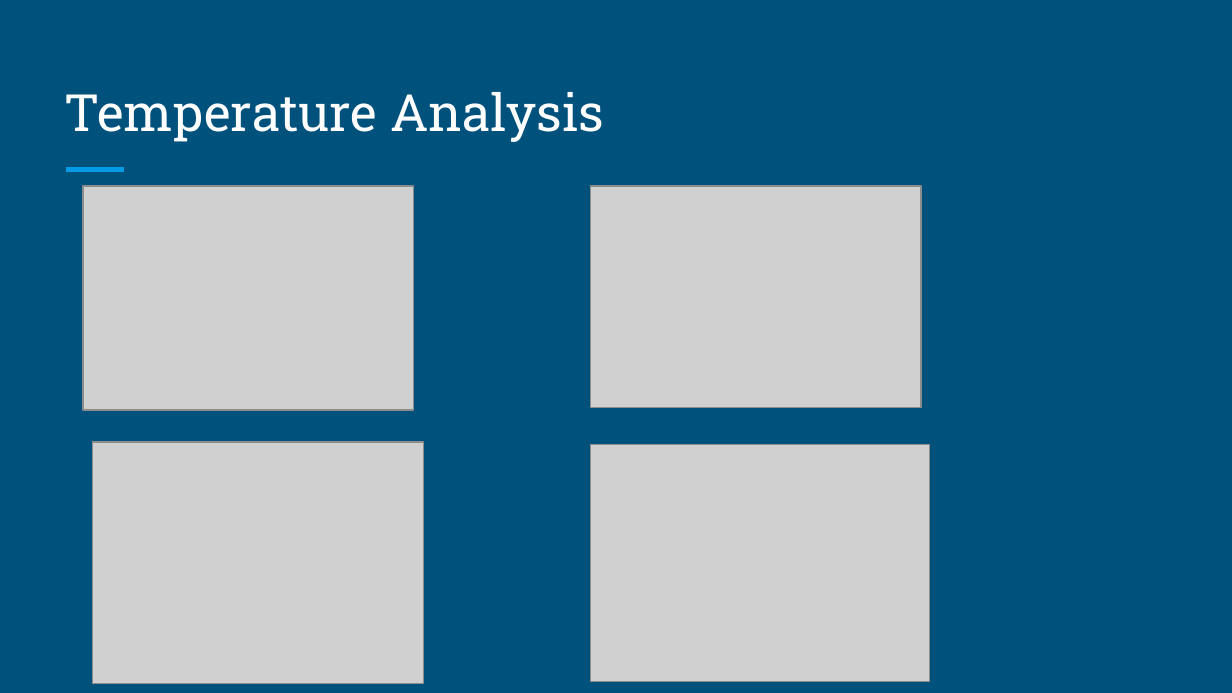
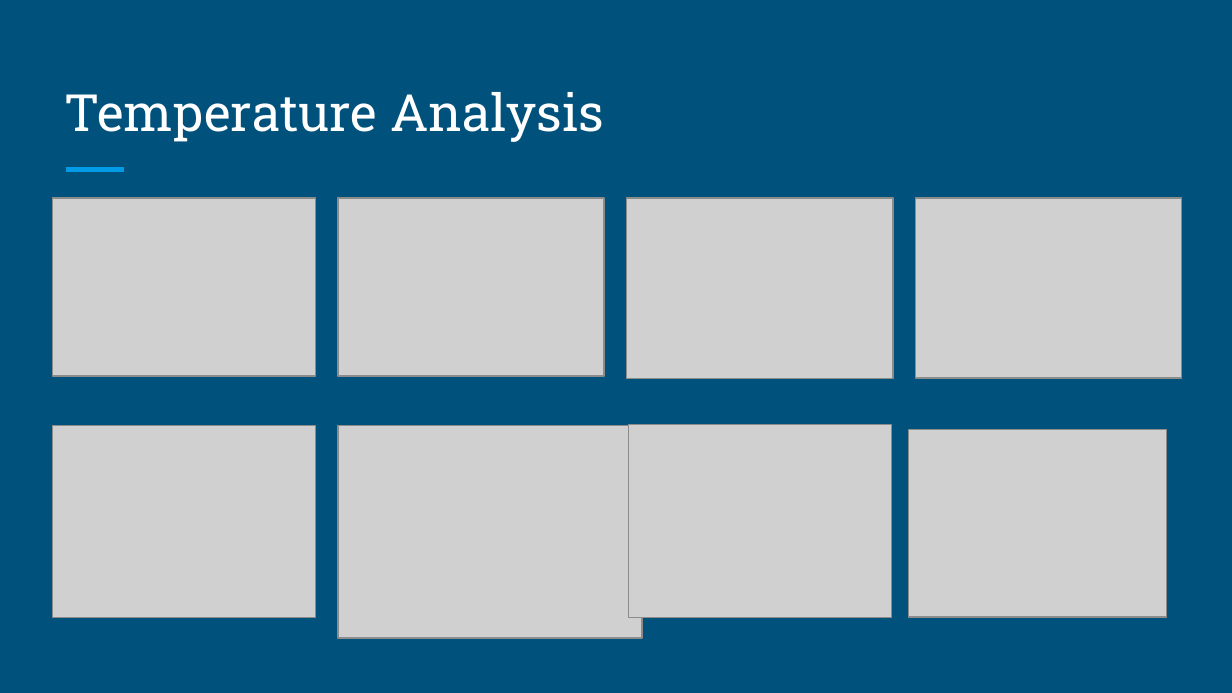
Before and after one commit to UNCG-CSE/Volvo_Truck_Analytics, a slide deck: slide 16 of doc/Progress 2/Volvo Trucks P2.pptx (slide 15 before the commit). Drawn at 1232x693 pixels with LibreOffice and Linux fonts; fonts in the diff are those of the drawing; grey boxes stand for pictures. Boxes give left, top, right and bottom in pixels: in the first picture for what was removed or moved away, otherwise in the second. Text is boxed around its words. In the diff, an @@ line names an element or a change of style, - is before the commit and + after.

```diff
--- a/doc/Progress 2/Volvo Trucks P2.pptx
+++ b/doc/Progress 2/Volvo Trucks P2.pptx
@@ picture: place and size @@
-picture at (83, 186, 414, 410)
+picture at (52, 198, 314, 376)
@@ picture: place and size @@
-picture at (590, 186, 922, 408)
+picture at (338, 198, 604, 376)
@@ picture added at (627, 198, 893, 378) @@
@@ picture added at (915, 198, 1181, 378) @@
@@ picture: place and size @@
-picture at (92, 442, 424, 684)
+picture at (52, 425, 314, 617)
@@ picture: place and size @@
-picture at (590, 445, 929, 683)
+picture at (338, 425, 642, 638)
@@ picture added at (628, 425, 891, 618) @@
@@ picture added at (909, 430, 1167, 617) @@
```
Also in this commit, not shown: 3 other slides changed, 1 slide added.
